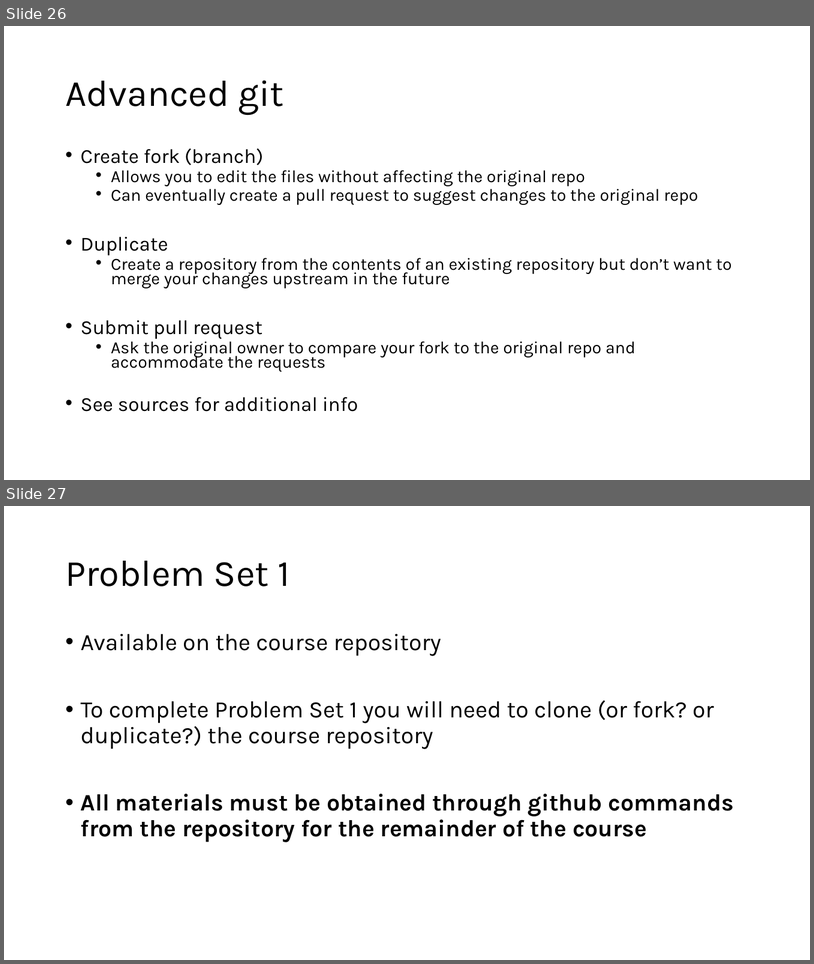
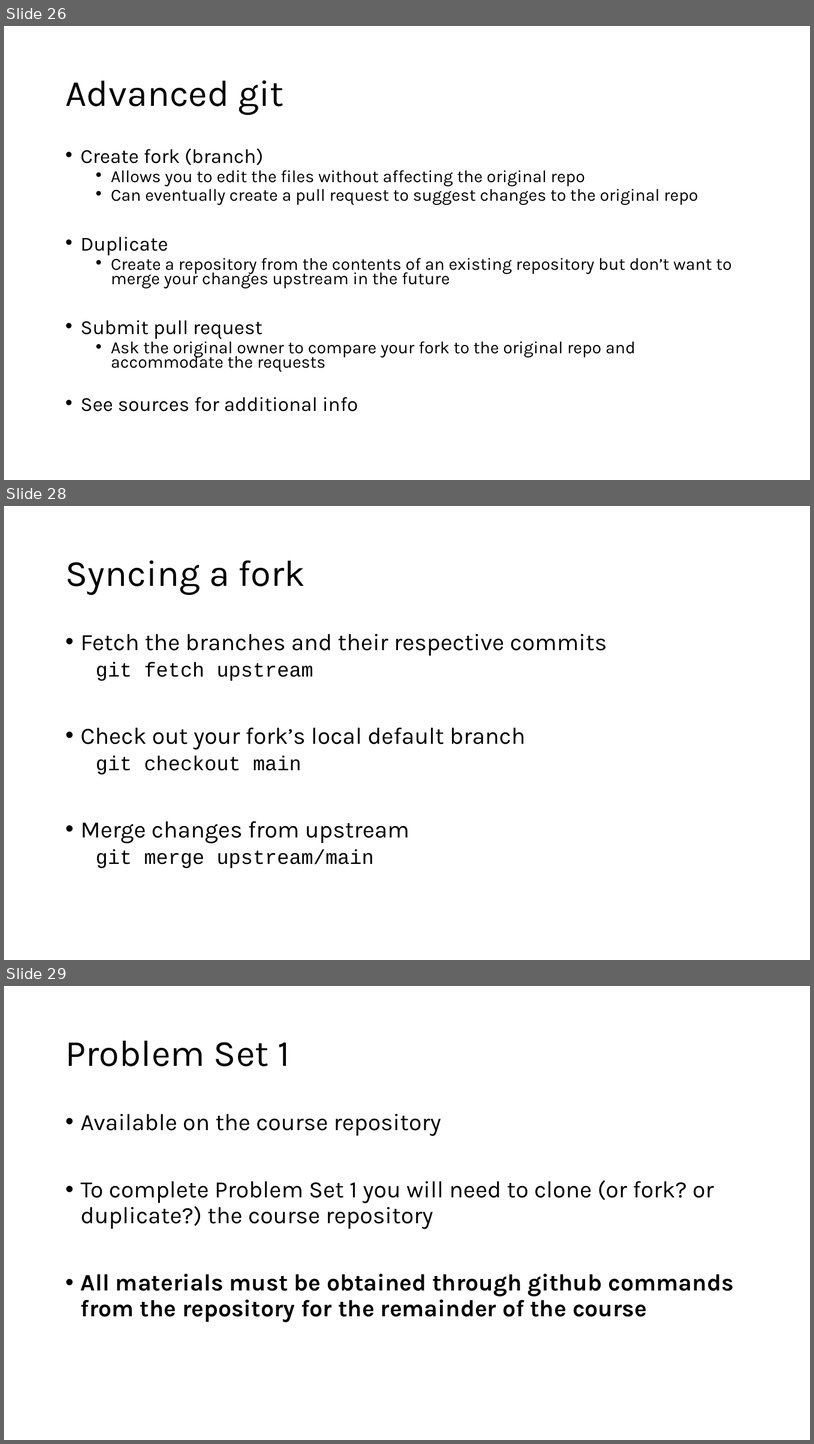
Before and after one commit to joe2mer/PSYC-5P02-2025, a slide deck: Slides/2.IntroToGit.pptx. Shown one above the other, each under a label of ours: slides 26 and 27 before the commit, slides 26, 28 and 29 after it; the slides between them are not shown. The pictures are 814x964 and 814x1444 pixels, drawn with LibreOffice and Linux fonts; fonts in the diff are those of the drawing. Boxes give left, top, right and bottom in pixels: in the first picture for what was removed or moved away, otherwise in the second. Text is boxed around its words. In the diff, an @@ line names an element or a change of style, - is before the commit and + after.

```diff
--- a/Slides/2.IntroToGit.pptx
+++ b/Slides/2.IntroToGit.pptx
@@ slide 28 added at (4, 506, 810, 960), background #FFFFFF @@
@@ title added at (65, 560, 306, 595), 44 pt, text #000000 @@
+Syncing a fork
@@ text added at (81, 634, 608, 868), 28 pt, text #000000 @@
+• Fetch the branches and their respective commits
+  git fetch upstream
+• Check out your fork’s local default branch
+  git checkout main
+• Merge changes from upstream
+  git merge upstream/main
@@ what was slide 27 is now slide 29 @@
```
Also in this commit, not shown: 1 slide changed, 1 other slide added, 1 other file.
